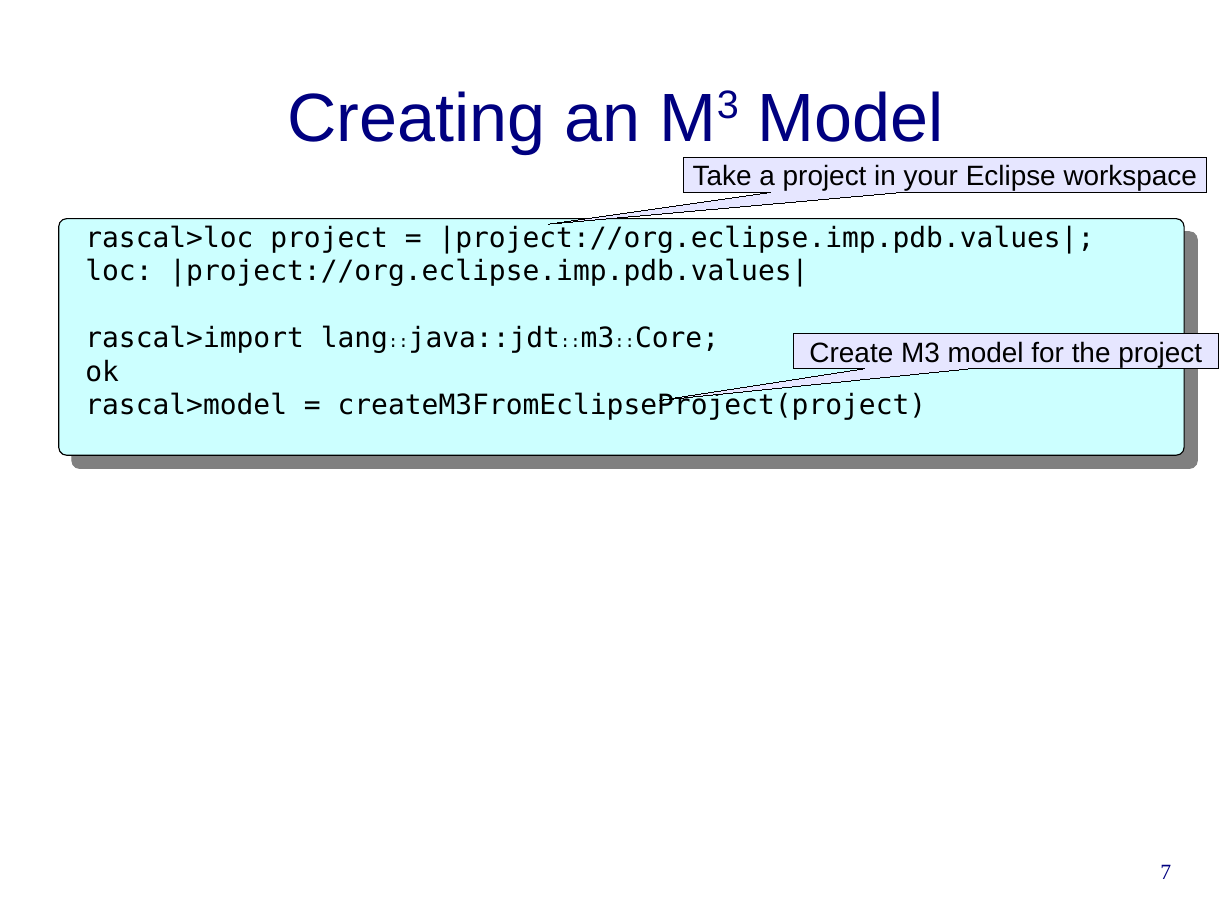
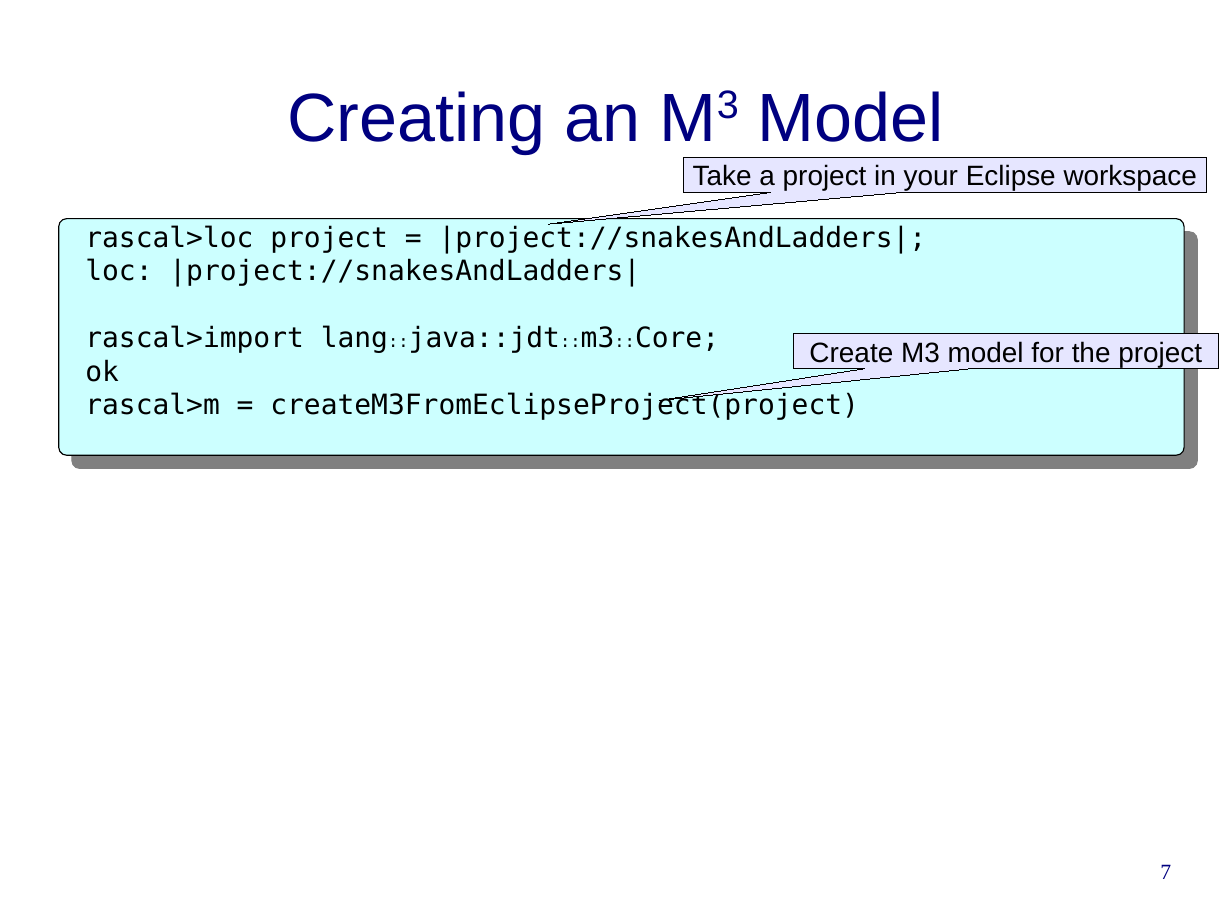
Before and after one commit to cwi-swat/rascal-course-pldi-2015, a slide deck: slide 7 of presentations/M3-overview.odp. Drawn at 1232x924 pixels with LibreOffice and Linux fonts; fonts in the diff are those of the drawing; background and template pictures are left out. Boxes give left, top, right and bottom in pixels: in the first picture for what was removed or moved away, otherwise in the second. Text is boxed around its words. In the diff, an @@ line names an element or a change of style, - is before the commit and + after.

```diff
--- a/presentations/M3-overview.odp
+++ b/presentations/M3-overview.odp
@@ text at box(85, 224, 927, 286): text changed @@
-rascal>loc project = |project://org.eclipse.imp.pdb.values|;
-loc: |project://org.eclipse.imp.pdb.values|
+rascal>loc project = |project://snakesAndLadders|;
+loc: |project://snakesAndLadders|
@@ text at box(85, 392, 859, 420): text changed @@
-rascal>model = createM3FromEclipseProject(project)
+rascal>m = createM3FromEclipseProject(project)
```
Also in this commit, not shown: 5 other slides changed, 2 slides added, 1 other file.
